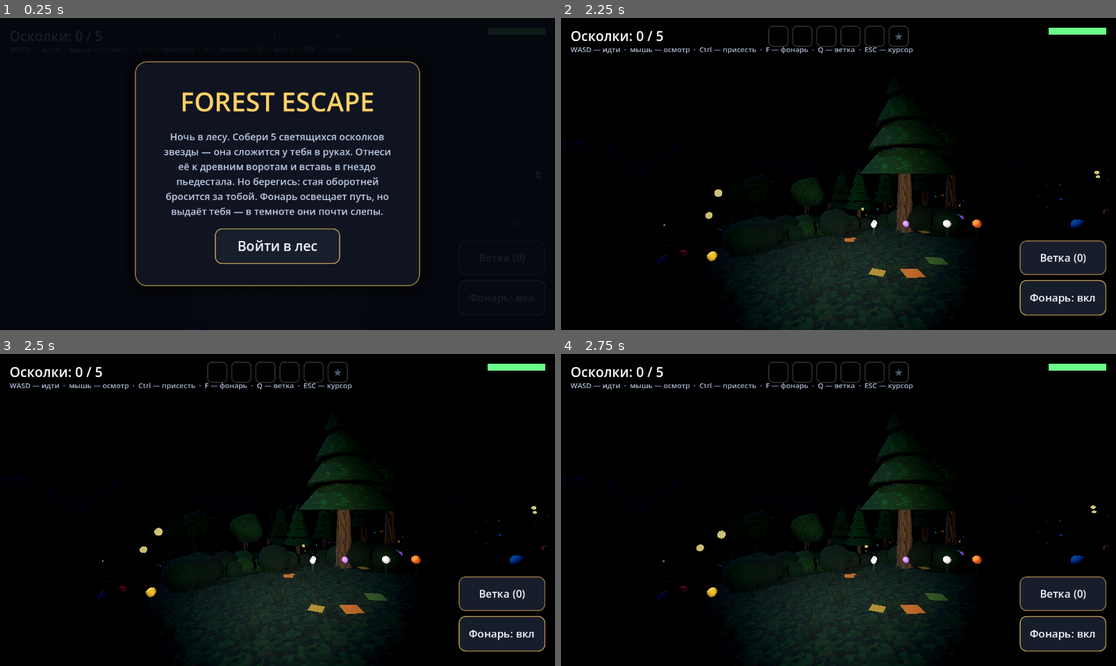
Above: before the commit, frames 1-4 (two rows, left to right).
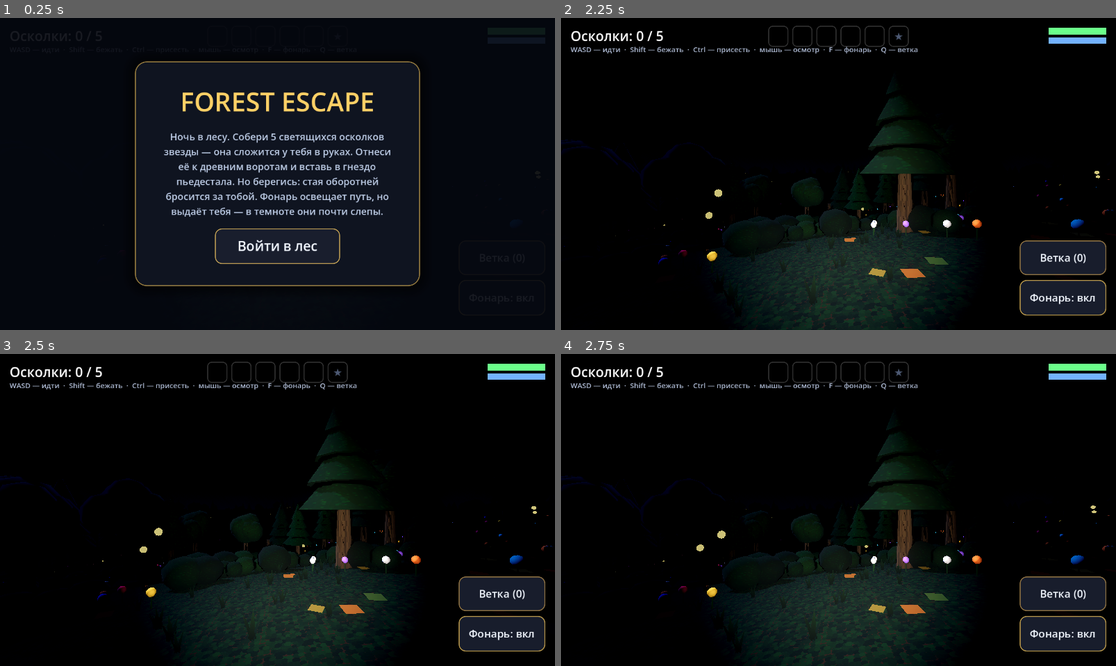
Above: after the commit, the same moments.

Repository: koziabra/forest_escape
Game: Godot game, scene res://Main.tscn
Same seed, same stepped clock (60 frames per second), same inputs: the game is played once before the commit and once after it.
Inputs:
- Up to frame 1 (0.25 s): no input
- Up to frame 2 (2.25 s): click "Фонарь: вкл" at 0.5 s; click "Ветка (0)" at 1.25 s; click "Войти в лес" at 2 s
- Up to frame 3 (2.5 s): no input
- Up to frame 4 (2.75 s): no input

The runs differ from the first frame. In frame 2, 0.7% of the frame differs, in the area x 12-99%, y 6-66%; in frame 3, 0.7%; in frame 4, 0.7%.

Commit message:
v3.1: движение, стамина, стелс и фиксы
- Три режима: ходьба / спринт (Shift) / присяд (Ctrl).
- Стамина: спринт тратит (~13с), восстановление ~7с, полоска в HUD.
- В присяде оборотни почти слепы (зрение ×0.22, слух ~2.5м); спринт шумный.
- Фикс: осколки больше не спавнятся за круглой картой (разброс по кругу).
- Осколки — отломанные лучи звезды (треугольные фрагменты).
- Баланс света и оттенков крон.

Co-Authored-By: Claude Opus 4.8 <noreply@anthropic.com>

Diff:
--- a/game.gd
+++ b/game.gd
@@ -6,7 +6,8 @@
 
 const WORLD := 240.0
 const EYE := 1.6
-const PLAYER_SPEED := 6.6
+const PLAYER_SPEED := 5.0       # обычная ходьба
+const SPRINT_SPEED := 9.0       # спринт (Shift)
 const PLAYER_R := 0.4
 const TREE_COUNT := 4000
 const SHARD_COUNT := 5
@@ -20,6 +21,8 @@
 const SEARCH_TIME := 9.0
 const SENS := 0.005
 const BATTERY_DRAIN := 1.0 / 200.0
+const STAMINA_DRAIN := 1.0 / 13.0    # спринт на ~13 сек
+const STAMINA_REGEN := 1.0 / 7.0     # полное восстановление ~7 сек
 const TREE_R := 0.55
 const BRANCH_COUNT := 26
 const DISTRACT_RADIUS := 24.0
@@ -33,6 +36,9 @@
 var game_time := 0.0
 var player_vel := Vector3.ZERO
 var crouching := false
+var sprinting := false
+var stamina := 1.0
+var stamina_exhausted := false
 var cam_eye := EYE
 
 var move_index := -1
@@ -55,6 +61,7 @@
 
 var glow_tex: GradientTexture2D
 var tetra_mesh: ArrayMesh
+var shard_frag_mesh: ArrayMesh
 var star_mesh: ArrayMesh
 var grass_img_tex: ImageTexture
 var foliage_img_tex: ImageTexture
@@ -91,6 +98,7 @@
 var hud_msg: Label
 var status_timer := 0.0
 var battery_fill: ColorRect
+var stamina_fill: ColorRect
 var light_btn: Button
 var menu_panel: Control
 var end_panel: Control
@@ -104,6 +112,7 @@
 	foliage_img_tex = _foliage_img()
 	bark_img_tex = _bark_img()
 	tetra_mesh = _make_tetra_mesh(0.36)
+	shard_frag_mesh = _make_shard_fragment()
 	star_mesh = _make_star_mesh(5, 0.5, 0.21, 0.16)
 	_build_environment()
 	_build_terrain()
@@ -188,10 +197,10 @@
 func _foliage_img() -> ImageTexture:
 	var s := 128
 	var img := Image.create(s, s, false, Image.FORMAT_RGBA8)
-	img.fill(Color(0.22, 0.32, 0.18))
+	img.fill(Color(0.32, 0.45, 0.26))
 	for i in 340:
-		var g := randf_range(0.34, 0.56)
-		var col := Color(randf_range(0.16, 0.28), g, randf_range(0.18, 0.30))
+		var g := randf_range(0.44, 0.68)
+		var col := Color(randf_range(0.24, 0.38), g, randf_range(0.26, 0.40))
 		_blot(img, randi() % s, randi() % s, 2 + randi() % 3, 2 + randi() % 3, col)
 	return ImageTexture.create_from_image(img)
 
@@ -270,7 +279,7 @@
 	env.background_mode = Environment.BG_SKY
 	env.sky = sky
 	env.ambient_light_source = Environment.AMBIENT_SOURCE_SKY
-	env.ambient_light_energy = 0.24
+	env.ambient_light_energy = 0.3
 
 	# кинематографичный тонмаппинг — глубже тени, теплее свет
 	env.tonemap_mode = Environment.TONE_MAPPER_ACES
@@ -303,8 +312,8 @@
 	add_child(we)
 
 	var moon := DirectionalLight3D.new()
-	moon.light_energy = 0.55
-	moon.light_color = Color(0.6, 0.68, 0.88)
+	moon.light_energy = 0.68
+	moon.light_color = Color(0.62, 0.7, 0.9)
 	moon.rotation_degrees = Vector3(-42, -120, 0)
 	moon.shadow_enabled = true
 	moon.directional_shadow_max_distance = 90.0
@@ -491,7 +500,7 @@
 		var tr := Transform3D(b, Vector3(x, _terrain_h(x, z), z))
 		trunk_t.append(tr)
 		_grid_add(x, z, TREE_R * s)
-		var col := Color.from_hsv(0.28 + randf_range(-0.03, 0.05), 0.45, randf_range(0.34, 0.5))
+		var col := Color.from_hsv(0.28 + randf_range(-0.03, 0.05), 0.48, randf_range(0.2, 0.32))
 		var r := randf()
 		if r < 0.46:
 			con_t.append(tr)
@@ -701,7 +710,7 @@
 		var s := randf_range(0.7, 1.5)
 		var b := Basis(Vector3.UP, randf() * TAU).scaled(Vector3(s, s, s))
 		trans.append(Transform3D(b, Vector3(x, _terrain_h(x, z) + 0.35 * s, z)))
-		cols.append(Color.from_hsv(0.28 + randf_range(-0.03, 0.05), 0.42, randf_range(0.28, 0.44)))
+		cols.append(Color.from_hsv(0.28 + randf_range(-0.03, 0.05), 0.44, randf_range(0.18, 0.3)))
 	var mesh := SphereMesh.new()
 	mesh.radius = 0.55
 	mesh.height = 0.9
@@ -763,6 +772,28 @@
 	return st.commit()
 
 
+# один отломанный луч звезды — треугольный осколок с толщиной
+func _make_shard_fragment() -> ArrayMesh:
+	var st := SurfaceTool.new()
+	st.begin(Mesh.PRIMITIVE_TRIANGLES)
+	var h := 0.06
+	var a_f := Vector3(0.0, 0.55, h)
+	var b_f := Vector3(-0.17, -0.13, h)
+	var c_f := Vector3(0.17, -0.13, h)
+	var a_b := Vector3(0.0, 0.55, -h)
+	var b_b := Vector3(-0.17, -0.13, -h)
+	var c_b := Vector3(0.17, -0.13, -h)
+	# передняя и задняя грань
+	st.add_vertex(a_f); st.add_vertex(b_f); st.add_vertex(c_f)
+	st.add_vertex(a_b); st.add_vertex(c_b); st.add_vertex(b_b)
+	# боковые грани (рёбра)
+	for e in [[a_f, b_f, a_b, b_b], [b_f, c_f, b_b, c_b], [c_f, a_f, c_b, a_b]]:
+		st.add_vertex(e[0]); st.add_vertex(e[1]); st.add_vertex(e[3])
+		st.add_vertex(e[0]); st.add_vertex(e[3]); st.add_vertex(e[2])
+	st.generate_normals()
+	return st.commit()
+
+
 func _make_star_mesh(points: int, outer: float, inner: float, thickness: float) -> ArrayMesh:
 	var st := SurfaceTool.new()
 	st.begin(Mesh.PRIMITIVE_TRIANGLES)
@@ -825,14 +856,17 @@
 # ---------- осколки (парящие тетраэдры) ----------
 func _build_shards() -> void:
 	for i in SHARD_COUNT:
-		var x := randf_range(-WORLD + 6, WORLD - 6)
-		var z := randf_range(-WORLD + 6, WORLD - 6)
+		# по кругу (мир круглый) — иначе осколок мог оказаться за краем карты
+		var a := randf() * TAU
+		var r := randf_range(12.0, WORLD - 12.0)
+		var x := cos(a) * r
+		var z := sin(a) * r
 		var base_y := _terrain_h(x, z)
 		var n := Node3D.new()
 		n.position = Vector3(x, base_y + 0.55, z)
 
 		var mi := MeshInstance3D.new()
-		mi.mesh = tetra_mesh
+		mi.mesh = shard_frag_mesh
 		var m := StandardMaterial3D.new()
 		m.albedo_color = Color(1.0, 0.91, 0.63)
 		m.emission_enabled = true
@@ -840,6 +874,7 @@
 		m.emission_energy_multiplier = 2.2
 		m.roughness = 0.3
 		m.metalness = 0.3
+		m.cull_mode = BaseMaterial3D.CULL_DISABLED
 		mi.material_override = m
 		mi.rotation = Vector3(randf() * 3, randf() * 3, randf() * 3)
 		n.add_child(mi)
@@ -1167,7 +1202,7 @@
 	hint.mouse_filter = Control.MOUSE_FILTER_IGNORE
 	hint.add_theme_font_size_override("font_size", 15)
 	hint.add_theme_color_override("font_color", Color(0.7, 0.75, 0.85))
-	hint.text = "WASD — идти  ·  мышь — осмотр  ·  Ctrl — присесть  ·  F — фонарь  ·  Q — ветка  ·  ESC — курсор"
+	hint.text = "WASD — идти  ·  Shift — бежать  ·  Ctrl — присесть  ·  мышь — осмотр  ·  F — фонарь  ·  Q — ветка"
 	layer.add_child(hint)
 
 	# полоска заряда фонаря
@@ -1181,6 +1216,18 @@
 	battery_fill.anchor_left = 1.0; battery_fill.anchor_right = 1.0
 	battery_fill.offset_left = -140.0; battery_fill.offset_top = 20.0; battery_fill.offset_right = -20.0; battery_fill.offset_bottom = 34.0
 	layer.add_child(battery_fill)
+
+	# полоска стамины (под зарядом фонаря)
+	var sbg := ColorRect.new()
+	sbg.color = Color(0, 0, 0, 0.45)
+	sbg.anchor_left = 1.0; sbg.anchor_right = 1.0
+	sbg.offset_left = -140.0; sbg.offset_top = 40.0; sbg.offset_right = -20.0; sbg.offset_bottom = 54.0
+	layer.add_child(sbg)
+	stamina_fill = ColorRect.new()
+	stamina_fill.color = Color(0.45, 0.7, 1.0)
+	stamina_fill.anchor_left = 1.0; stamina_fill.anchor_right = 1.0
+	stamina_fill.offset_left = -140.0; stamina_fill.offset_top = 40.0; stamina_fill.offset_right = -20.0; stamina_fill.offset_bottom = 54.0
+	layer.add_child(stamina_fill)
 
 	light_btn = Button.new()
 	light_btn.text = "Фонарь: вкл"
@@ -1421,7 +1468,22 @@
 	var dir := fwd * (-mv.y) + right * mv.x
 	dir.y = 0.0
 	crouching = Input.is_key_pressed(KEY_CTRL) or Input.is_key_pressed(KEY_C)
-	var pspeed := PLAYER_SPEED * (0.45 if crouching else 1.0)
+	var wants_sprint := Input.is_key_pressed(KEY_SHIFT) and not crouching and mv.length() > 0.1
+	if stamina <= 0.0:
+		stamina_exhausted = true
+	elif stamina > 0.3:
+		stamina_exhausted = false
+	sprinting = wants_sprint and not stamina_exhausted
+	if sprinting:
+		stamina = max(0.0, stamina - STAMINA_DRAIN * delta)
+	else:
+		stamina = min(1.0, stamina + STAMINA_REGEN * delta)
+	_update_stamina()
+	var pspeed := PLAYER_SPEED
+	if crouching:
+		pspeed = PLAYER_SPEED * 0.5
+	elif sprinting:
+		pspeed = SPRINT_SPEED
 	player_vel = dir * pspeed
 	var nx := player.position.x + dir.x * pspeed * delta
 	var nz := player.position.z + dir.z * pspeed * delta
@@ -1437,10 +1499,11 @@
 	# покачивание головы + крен камеры при ходьбе
 	var move_mag: float = min(1.0, mv.length())
 	if move_mag > 0.1:
-		bob_phase += delta * PLAYER_SPEED * move_mag * 1.4
+		bob_phase += delta * pspeed * move_mag * 1.4
 		if not crouching:
 			step_time += delta
-			if step_time > 0.34:
+			var step_int: float = 0.24 if sprinting else 0.34
+			if step_time > step_int:
 				step_time = 0.0
 				_beep(90.0, 0.09, 0.05, 60.0)
 	var target_eye: float = 0.95 if crouching else EYE
@@ -1670,8 +1733,11 @@
 		else:
 			# зрение (дальше при фонаре, ближе в присяде) + слух (по шагам)
 			var moving := player_vel.length() > 0.5
-			var sight := detect * (0.55 if crouching else 1.0)
-			var hearing := (4.0 if crouching else 10.0) if moving else 2.0
+			# в присяде оборотни почти слепы к тебе (сильно урезаны зрение и слух)
+			var sight := detect * (0.22 if crouching else 1.0)
+			var hearing := 2.0
+			if moving:
+				hearing = 2.5 if crouching else (16.0 if sprinting else 10.0)
 			var sees := dist < sight or dist < hearing
 			if sees:
 				if w["state"] != "chase":
@@ -1796,6 +1862,19 @@
 			w["state"] = "search"
 			w["last_seen"] = Vector3(pos.x, 0, pos.z)
 			w["search"] = SEARCH_TIME
+
+
+func _update_stamina() -> void:
+	if stamina_fill == null:
+		return
+	var p: float = clamp(stamina, 0.0, 1.0)
+	stamina_fill.offset_right = -140.0 + 120.0 * p
+	if stamina_exhausted:
+		stamina_fill.color = Color(1.0, 0.4, 0.3)
+	elif p > 0.3:
+		stamina_fill.color = Color(0.45, 0.7, 1.0)
+	else:
+		stamina_fill.color = Color(1.0, 0.72, 0.3)
 
 
 func _update_battery() -> void:
